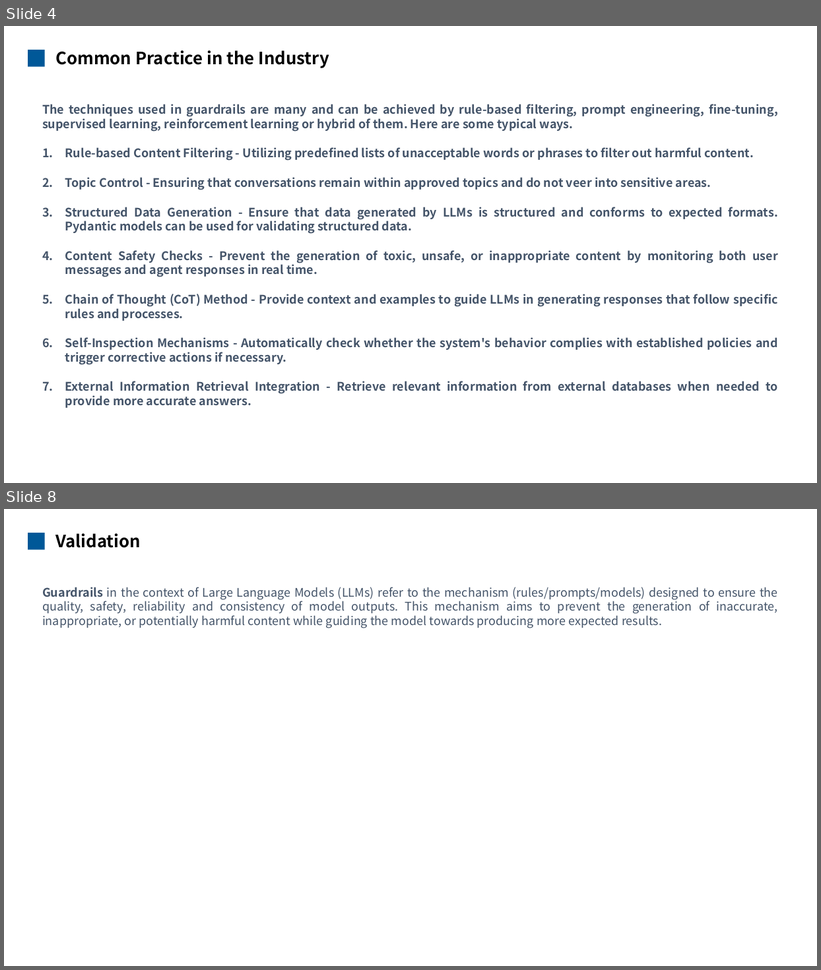
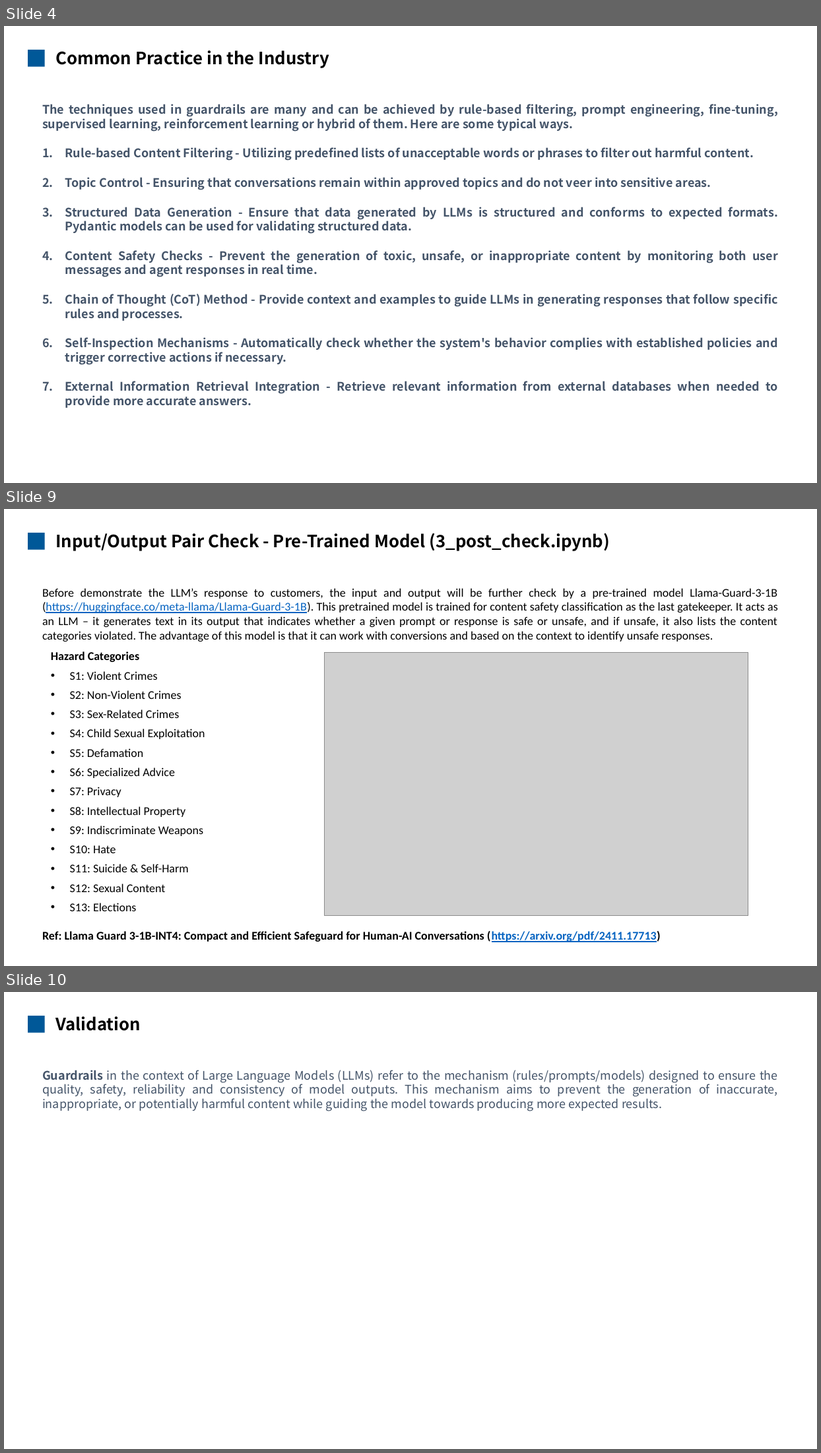
Before and after one commit to mengqinxue/Guardrails, a slide deck: docs/Guardrails Presentation.pptx. Shown one above the other, each under a label of ours: slides 4 and 8 before the commit, slides 4, 9 and 10 after it; the slides between them are not shown. The pictures are 821x970 and 821x1453 pixels, drawn with LibreOffice and Linux fonts; fonts in the diff are those of the drawing; grey boxes stand for pictures. Boxes give left, top, right and bottom in pixels: in the first picture for what was removed or moved away, otherwise in the second. Text is boxed around its words. In the diff, an @@ line names an element or a change of style, - is before the commit and + after.

```diff
--- a/docs/Guardrails Presentation.pptx
+++ b/docs/Guardrails Presentation.pptx
@@ slide 9 added at (4, 509, 817, 966), background #FFFFFF @@
@@ rectangle added at (28, 533, 45, 550), fill #005898 @@
@@ text added at (55, 533, 611, 551), 20 pt, text #000000, bold @@
+Input/Output Pair Check - Pre-Trained Model (3_post_check.ipynb)
@@ text added at (42, 588, 778, 642), 14 pt, text #000000 @@
+Before demonstrate the LLM’s response to customers, the input and output will be further check by a pre-trained model Llama-Guard-3-1B (https://huggingface.co/meta-llama/Llama-Guard-3-1B). This pretrained model is trained for content safety classification as the last gatekeeper. It acts as an LLM – it generates text in its output that indicates whether a given prompt or response is safe or unsafe, and if unsafe, it also lists the content categories violated. The advantage of this model is that it can work with conversions and based on the context to identify unsafe responses.
@@ text added at (51, 652, 205, 912), 14 pt, text #000000 @@
+Hazard Categories
+• S1: Violent Crimes
+• S2: Non-Violent Crimes
+• S3: Sex-Related Crimes
+• S4: Child Sexual Exploitation
+• S5: Defamation
+• S6: Specialized Advice
+• S7: Privacy
+• S8: Intellectual Property
+• S9: Indiscriminate Weapons
+• S10: Hate
+• S11: Suicide & Self-Harm
+• S12: Sexual Content
+• S13: Elections
@@ picture added at (324, 652, 748, 916) @@
@@ text added at (42, 931, 661, 943), 14 pt, text #000000, bold @@
+Ref: Llama Guard 3-1B-INT4: Compact and Efficient Safeguard for Human-AI Conversations (https://arxiv.org/pdf/2411.17713)
@@ what was slide 8 is now slide 10 @@
```
Also in this commit, not shown: 4 slides changed, 2 other slides added, 4 other files.
